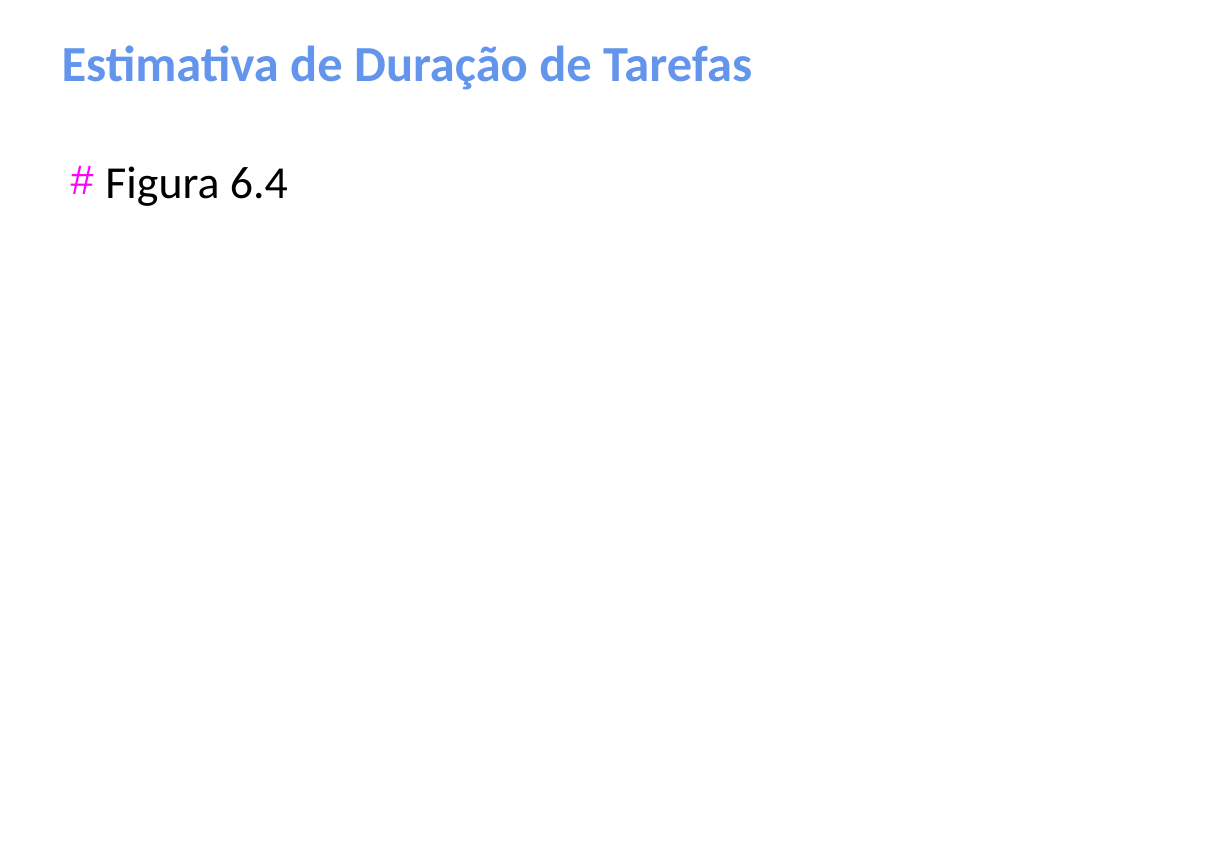
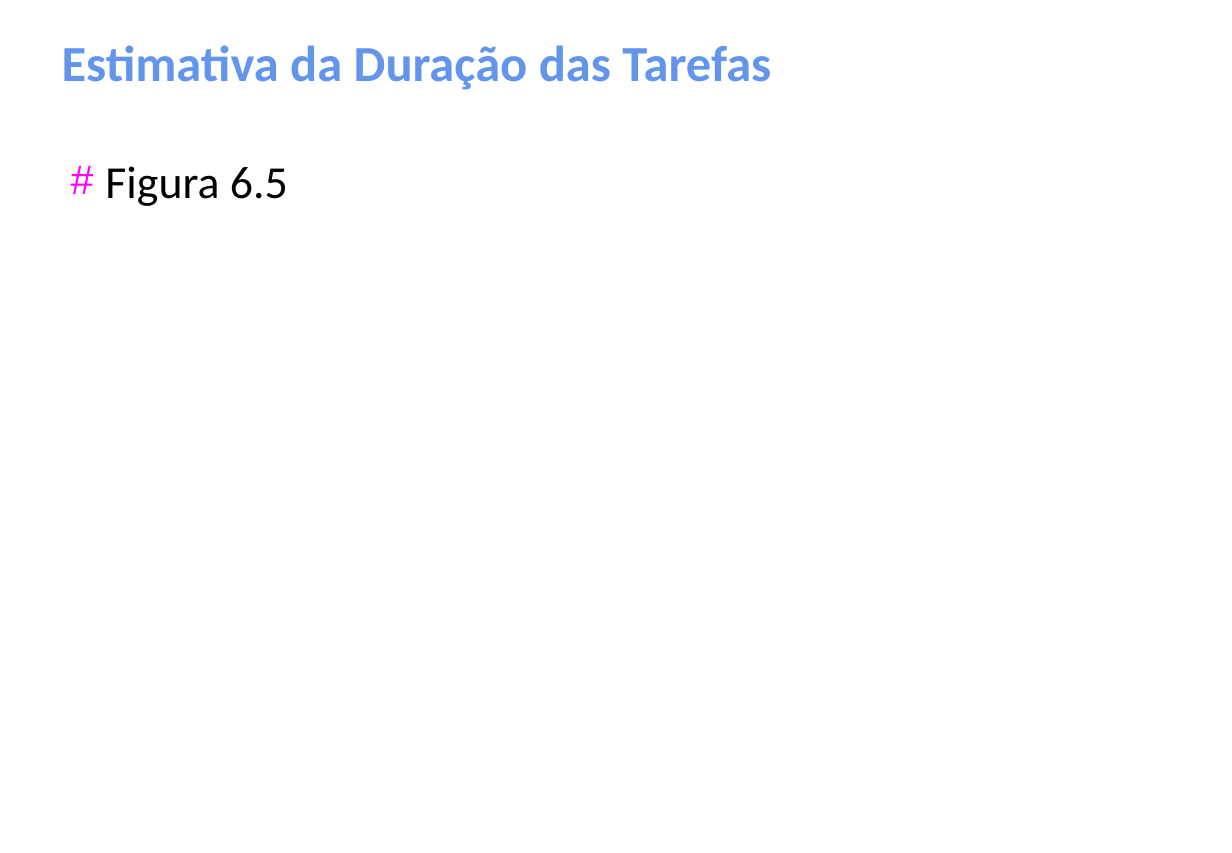
Before and after one commit to gomesluiz/gestao-de-projetos, a slide deck: slide 79 of aulas/project-aula-01.odp (slide 72 before the commit). Drawn at 1232x853 pixels with LibreOffice and Linux fonts; fonts in the diff are those of the drawing. Boxes give left, top, right and bottom in pixels: in the first picture for what was removed or moved away, otherwise in the second. Text is boxed around its words. In the diff, an @@ line names an element or a change of style, - is before the commit and + after.

```diff
--- a/aulas/project-aula-01.odp
+++ b/aulas/project-aula-01.odp
@@ title at box(62, 45, 771, 90): text changed @@
-Estimativa de Duração de Tarefas
+Estimativa da Duração das Tarefas
@@ text at box(105, 166, 288, 206): text changed @@
-# Figura 6.4
+# Figura 6.5
```
Also in this commit, not shown: 10 other slides changed, 20 slides added, 2 slides removed.
